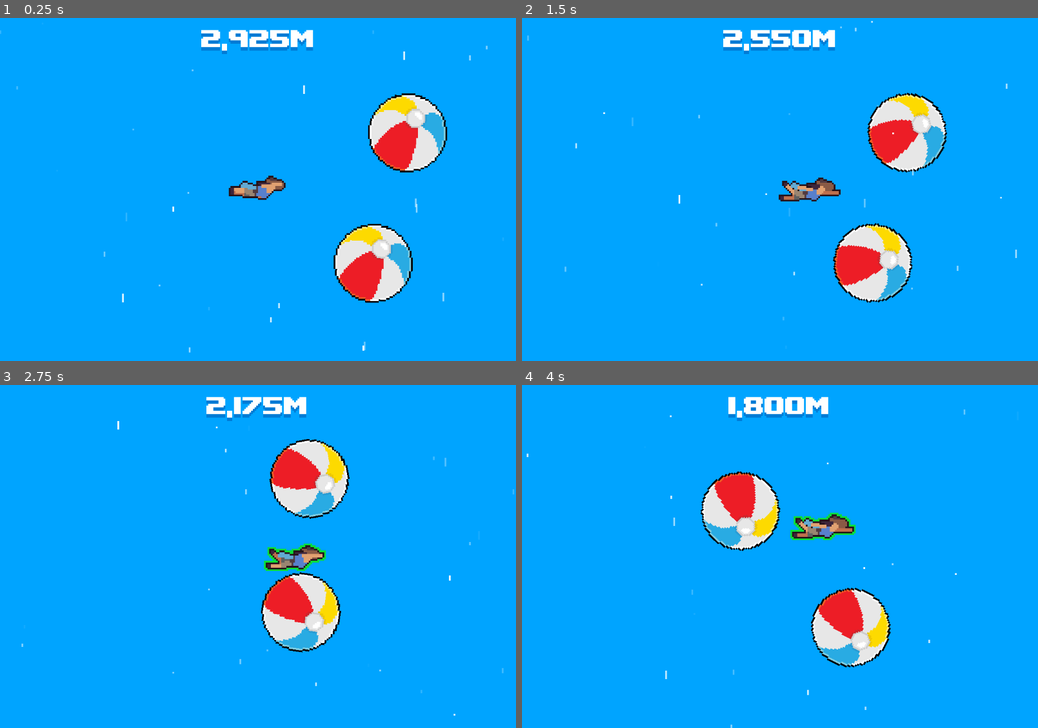
Above: before the commit, frames 1-4 (two rows, left to right).
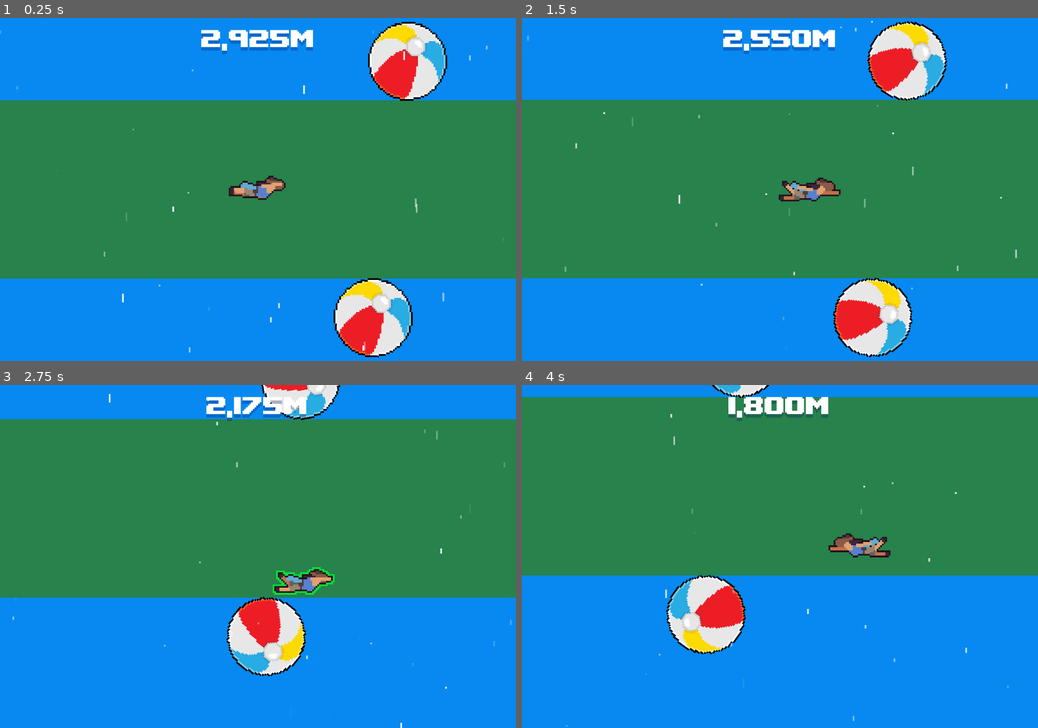
Above: after the commit, the same moments.

Repository: angeluriot/Skyfall
Game: Godot game, scene res://scenes/level.tscn
The game is run twice, just before and just after one commit, with the same random seed, the same clock (stepped at 60 frames per second) and the same inputs.
Inputs:
- Up to frame 1 (0.25 s): no input
- Up to frame 2 (1.5 s): hold D (right) 0.53-1.28 s; tap Space (grab) at 0.6, 1.35 s; hold Down (down) from 1.28 s (still down)
- Up to frame 3 (2.75 s): release Down (down) at 2.03 s; hold D (right) from 2.03 s (still down); tap Space (grab) at 2.1 s
- Up to frame 4 (4 s): release D (right) at 2.78 s; hold W (up) 2.78-3.53 s; tap Space (grab) at 2.85, 3.6 s; hold A (left) from 3.53 s (still down)

The runs differ from the first frame. In frame 1, 98% of the frame differs, in the area x 0-100%, y 0-100%; in frame 2, 98%; in frame 3, 99%; in frame 4, 99%.

Commit message:
Ground WIP

Diff:
--- /dev/null
+++ b/scenes/background.tscn
@@ -0,0 +1,31 @@
+[gd_scene format=3 uid="uid://brttwucoij5jk"]
+
+[sub_resource type="Gradient" id="Gradient_o5a4c"]
+colors = PackedColorArray(0.02745098, 0.5372549, 0.94509804, 1, 0.02745098, 0.5372549, 0.94509804, 1)
+
+[sub_resource type="GradientTexture1D" id="GradientTexture1D_tevxt"]
+gradient = SubResource("Gradient_o5a4c")
+
+[sub_resource type="Gradient" id="Gradient_bkp1e"]
+colors = PackedColorArray(0.15281478, 0.5103441, 0.2975485, 1, 0.15294118, 0.50980395, 0.29803923, 1)
+
+[sub_resource type="GradientTexture1D" id="GradientTexture1D_iiimo"]
+gradient = SubResource("Gradient_bkp1e")
+
+[sub_resource type="RectangleShape2D" id="RectangleShape2D_tevxt"]
+size = Vector2(778, 104)
+
+[node name="Background" type="Node2D" unique_id=1909775996]
+
+[node name="Sky" type="Sprite2D" parent="." unique_id=135810928]
+scale = Vector2(2.3203125, 590.00006)
+texture = SubResource("GradientTexture1D_tevxt")
+
+[node name="StaticBody2D" type="StaticBody2D" parent="." unique_id=872780162]
+
+[node name="Sprite2D" type="Sprite2D" parent="StaticBody2D" unique_id=308804341]
+scale = Vector2(3.0390625, 104)
+texture = SubResource("GradientTexture1D_iiimo")
+
+[node name="CollisionShape2D" type="CollisionShape2D" parent="StaticBody2D" unique_id=957429402]
+shape = SubResource("RectangleShape2D_tevxt")
--- a/scenes/level.tscn
+++ b/scenes/level.tscn
@@ -1,5 +1,6 @@
 [gd_scene format=3 uid="uid://bwu86y8ja438"]
 
+[ext_resource type="PackedScene" uid="uid://brttwucoij5jk" path="res://scenes/background.tscn" id="1_ppgk2"]
 [ext_resource type="PackedScene" uid="uid://bnfsdaqbhy6e7" path="res://scenes/player.tscn" id="2_w7c3h"]
 [ext_resource type="PackedScene" uid="uid://cw01rpj4od62c" path="res://scenes/foreground.tscn" id="3_mx8sn"]
 [ext_resource type="PackedScene" uid="uid://jyvptelm8kun" path="res://scenes/objects/ball.tscn" id="3_w8frs"]
@@ -24,12 +25,7 @@
 metadata/_edit_vertical_guides_ = [-250.0, 250.0]
 metadata/_edit_horizontal_guides_ = [-250.0, 250.0]
 
-[node name="ColorRect" type="ColorRect" parent="." unique_id=339197595]
-offset_left = -295.0
-offset_top = -286.0
-offset_right = 292.0
-offset_bottom = 293.0
-color = Color(0, 0.6431373, 1, 1)
+[node name="Background" parent="." unique_id=1909775996 instance=ExtResource("1_ppgk2")]
 
 [node name="Boundaries" type="StaticBody2D" parent="." unique_id=1964217392]
 collision_layer = 16
--- a/scripts/player.gd
+++ b/scripts/player.gd
@@ -2,6 +2,7 @@
 class_name Player
 
 
+var is_to_the_left: bool = false
 var reachable_entities: Array[RigidBody2D] = []
 var selected_entities: Array[RigidBody2D] = []
 var selected_offset: Dictionary[RigidBody2D, Vector2] = {}
@@ -16,12 +17,40 @@
 @export var grab_max_repel: float;
 
 @onready var animated_sprite := $AnimatedSprite2D as AnimatedSprite2D
+@onready var grab_area := $Area2D as Area2D
 @onready var soft_objects_countainer := %Entities/Objects/Soft as Node2D
 
 
 func _physics_process(delta: float) -> void:
 	var direction := Input.get_vector('left','right','up','down')
 
+	turn(direction)
+	move(direction, delta)
+	grab()
+	push(direction)
+
+	move_and_slide()
+
+	fix_velocity()
+	follow(delta)
+	update_outline()
+
+
+func turn(direction: Vector2) -> void:
+	if not is_to_the_left and direction.x < 0.0 and selected_entities.is_empty():
+		animated_sprite.flip_h = true
+		animated_sprite.position.x = -animated_sprite.position.x
+		grab_area.position.x = -grab_area.position.x
+		is_to_the_left = true
+
+	if is_to_the_left and direction.x > 0.0 and selected_entities.is_empty():
+		animated_sprite.flip_h = false
+		animated_sprite.position.x = -animated_sprite.position.x
+		grab_area.position.x = -grab_area.position.x
+		is_to_the_left = false
+
+
+func move(direction: Vector2, delta: float) -> void:
 	if direction != Vector2.ZERO:
 		velocity = velocity.move_toward(
 			direction * max_speed,
@@ -32,13 +61,6 @@
 			Vector2.ZERO,
 			friction * delta
 		)
-
-	grab()
-	push(direction)
-	move_and_slide()
-	fix_velocity()
-	follow(delta)
-	update_outline()
 
 
 func grab() -> void:
Not shown: 1 places in scenes/player.tscn that only renumber resources
